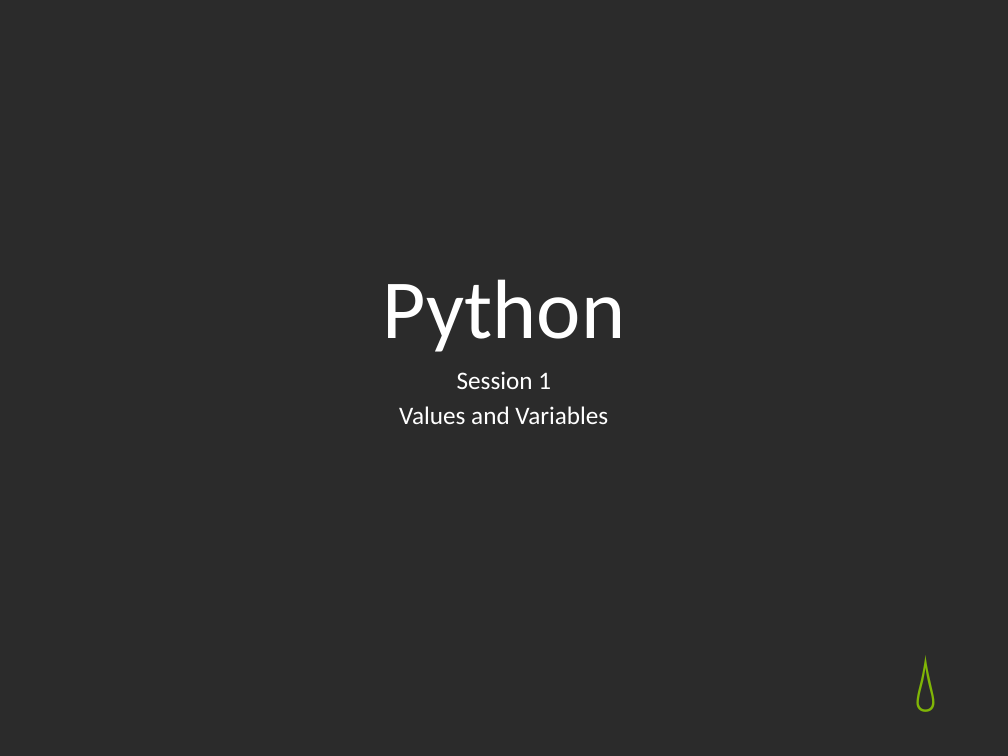
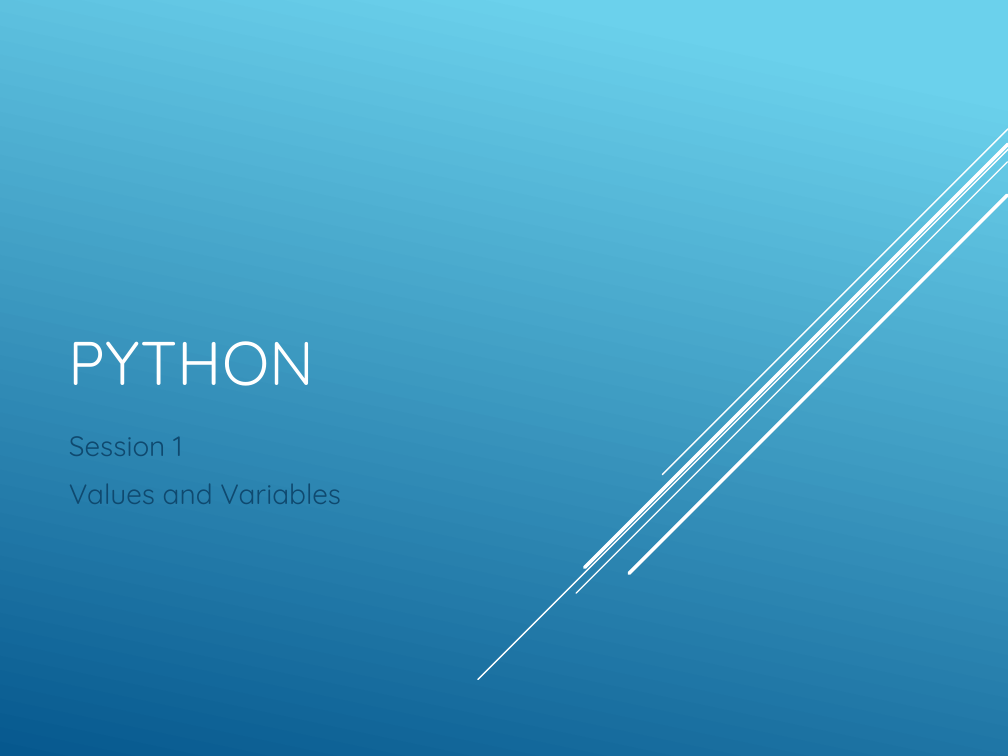
Before and after one commit to mmbader/PythonDojo, a slide deck: slide 1 of slides/klasse1.pptx. Drawn at 1008x756 pixels with LibreOffice and Linux fonts; fonts in the diff are those of the drawing; background and template pictures are left out; a plain dark background stands for a picture behind light text. Boxes give left, top, right and bottom in pixels: in the first picture for what was removed or moved away, otherwise in the second. Text is boxed around its words. In the diff, an @@ line names an element or a change of style, - is before the commit and + after.

```diff
--- a/slides/klasse1.pptx
+++ b/slides/klasse1.pptx
@@ background picture (left out) to gradient #6ED2EB to #06588E @@
@@ group added at (x1=478, y1=129, x2=1008, y2=679): 5 lines @@
@@ title at (x1=69, y1=341, x2=314, y2=386): text changed; size 60 to 44 pt; font Calibri to Quicksand @@
-Python
+PYTHON
@@ subtitle "Session 1" moved from (x1=399, y1=371, x2=608, y2=424) to (x1=69, y1=436, x2=341, y2=504) @@
@@ subtitle "Session 1" at (x1=69, y1=436, x2=341, y2=504): size 18 to 20 pt, font Calibri to Quicksand, text colour #FFFFFF to #0F496F; alignment centre to left; more space between paragraphs @@
@@ text removed at (x1=914, y1=640, x2=955, y2=715) @@
-💧
```
Also in this commit, not shown: 11 other slides changed, 9 other files.
